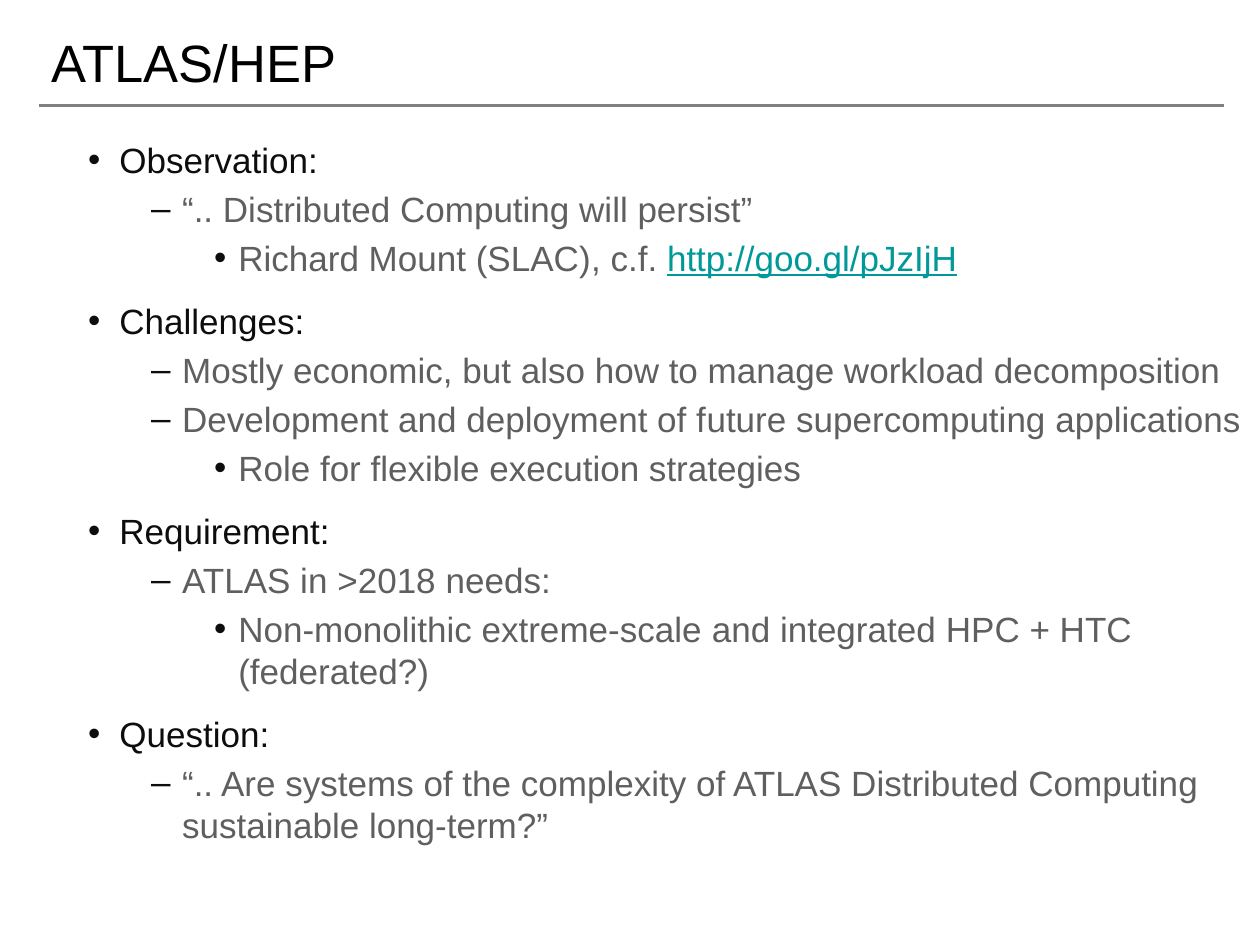
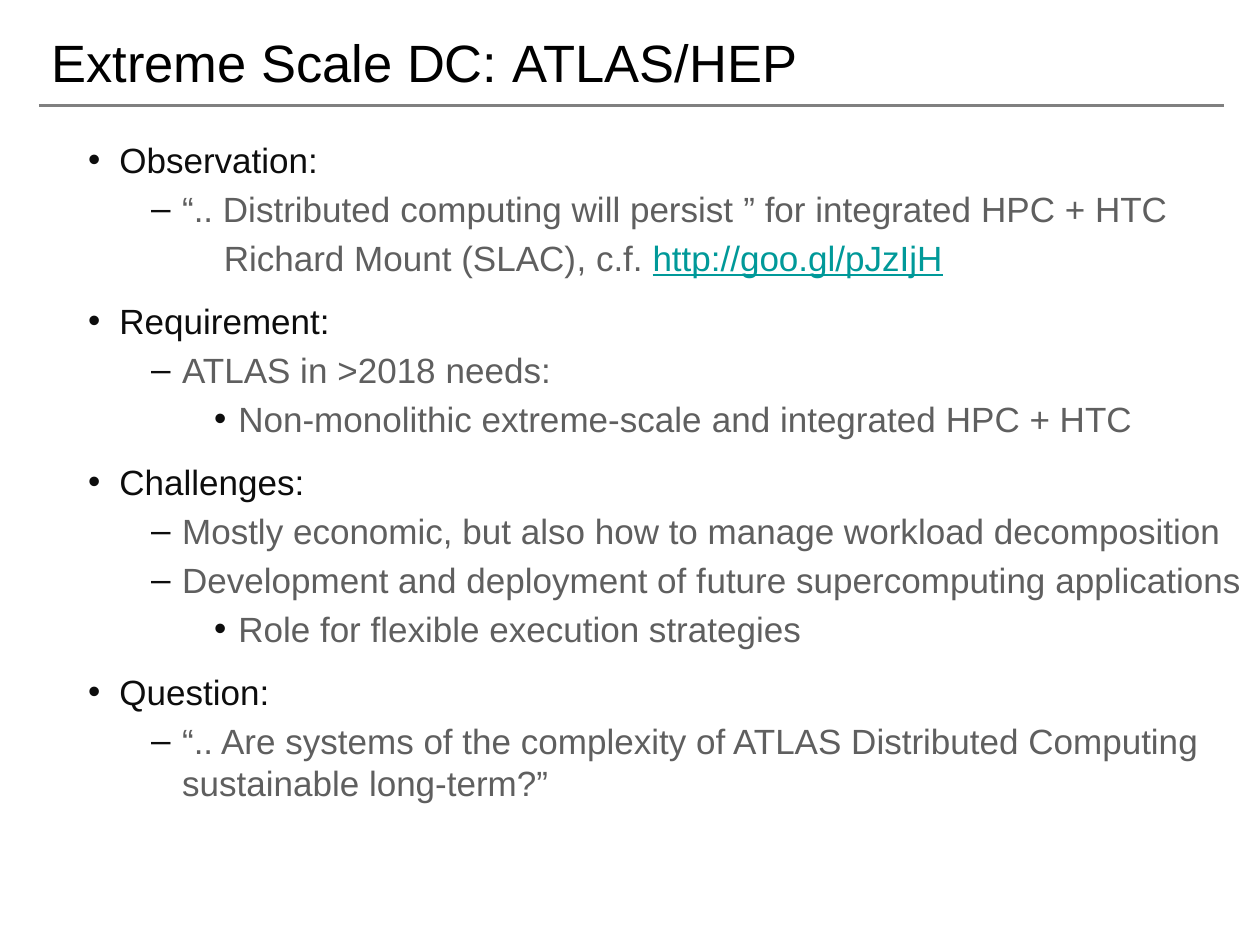
Before and after one commit to saga-project/presentations, a slide deck: slide 6 of radical-magic.pptx. Drawn at 1260x945 pixels with LibreOffice and Linux fonts; fonts in the diff are those of the drawing; background and template pictures are left out. Boxes give left, top, right and bottom in pixels: in the first picture for what was removed or moved away, otherwise in the second. Text is boxed around its words. In the diff, an @@ line names an element or a change of style, - is before the commit and + after.

```diff
--- a/radical-magic.pptx
+++ b/radical-magic.pptx
@@ title at (51,44,797,83): text changed @@
-ATLAS/HEP
+Extreme Scale DC: ATLAS/HEP
@@ text at (223,196,1167,228): text changed @@
-  – “.. Distributed Computing will persist”
+  – “.. Distributed computing will persist ” for integrated HPC + HTC
@@ text at (224,245,943,278): bullet • to none @@
@@ text at (119,308,1132,439): paragraphs added @@
+• Requirement:
+  – ATLAS in >2018 needs:
+    • Non-monolithic extreme-scale and integrated HPC + HTC
@@ text at (119,518,1132,691): paragraphs removed @@
-• Requirement:
-  – ATLAS in >2018 needs:
-    • Non-monolithic extreme-scale and integrated HPC + HTC (federated?)
```
Also in this commit, not shown: 13 other slides changed, 1 slide added.
